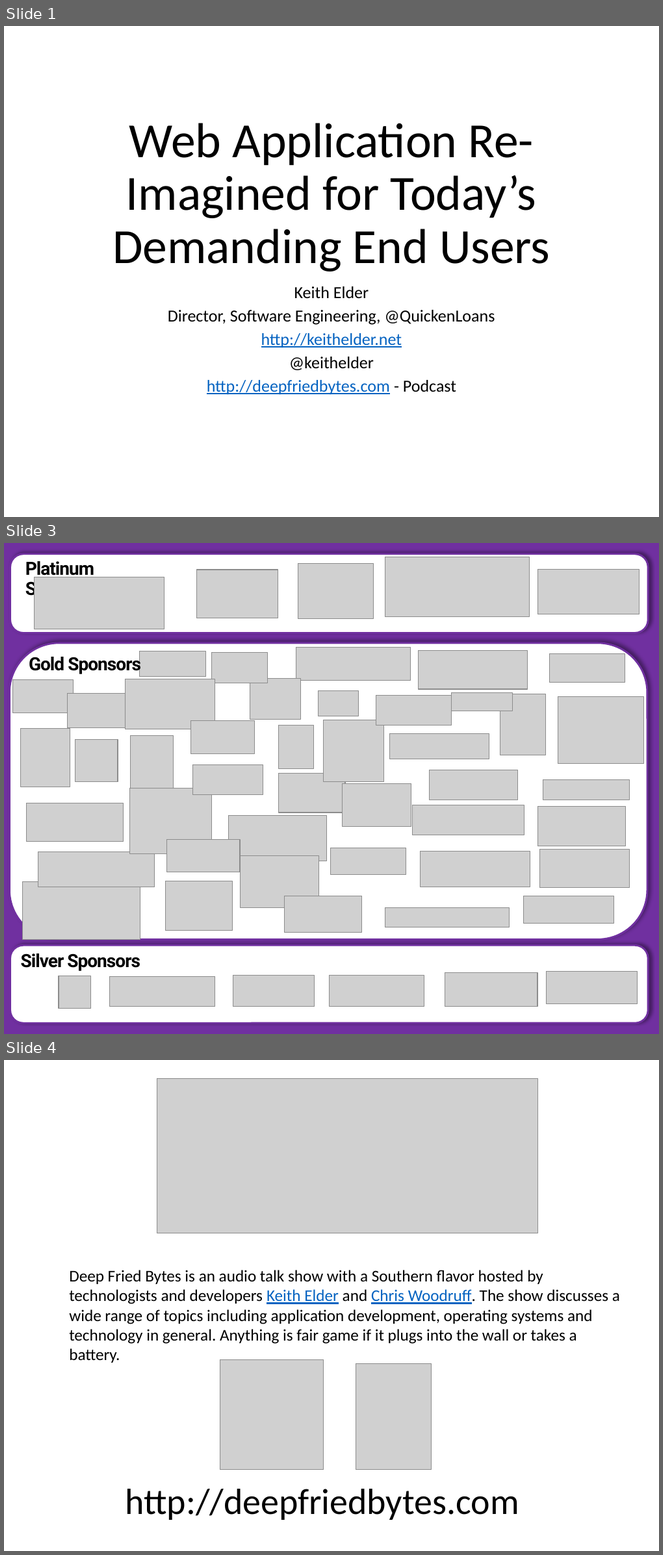
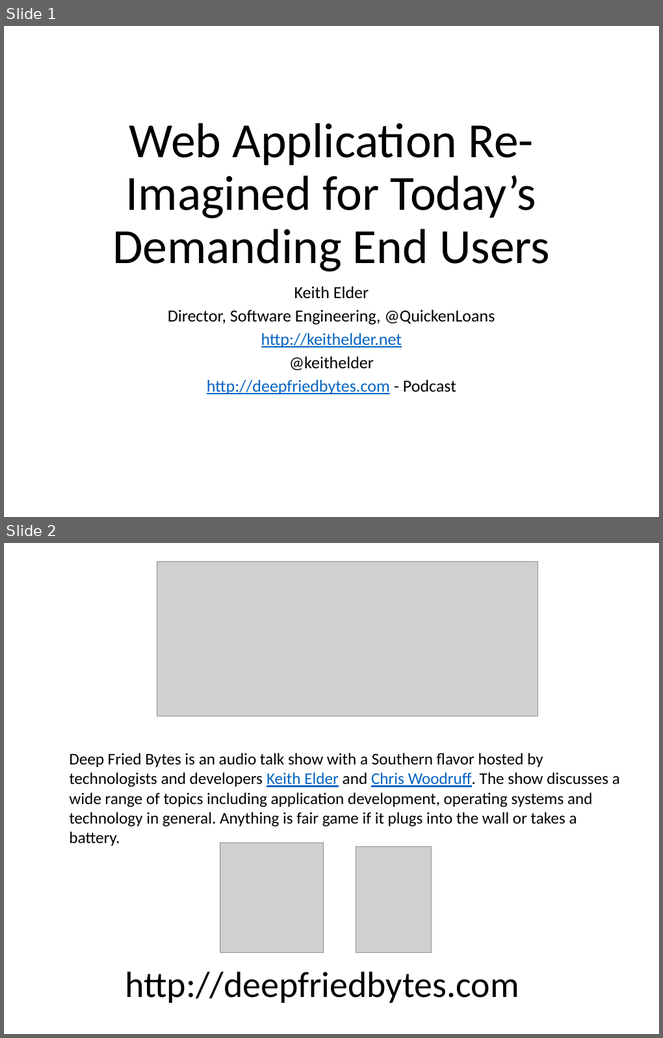
Before and after one commit to keithelder/StartR, a slide deck: slides/WebAppsReImagined.pptx. Shown one above the other, each under a label of ours: slides 1, 3 and 4 before the commit, slides 1 and 2 after it; the slides between them are not shown. The pictures are 663x1555 and 663x1038 pixels, drawn with LibreOffice and Linux fonts; fonts in the diff are those of the drawing; grey boxes stand for pictures. Boxes give left, top, right and bottom in pixels: in the first picture for what was removed or moved away, otherwise in the second. Text is boxed around its words. In the diff, an @@ line names an element or a change of style, - is before the commit and + after.

```diff
--- a/slides/WebAppsReImagined.pptx
+++ b/slides/WebAppsReImagined.pptx
@@ slide 3 removed at bbox=[4, 543, 659, 1034], background #7030A0 @@
@@ group removed at bbox=[9, 554, 649, 1023]: 53 pictures, 3 rounded rectangles, 3 texts @@
-Platinum Sponsors
-Silver Sponsors
-Gold Sponsors
@@ what was slide 4 is now slide 2 @@
```
Also in this commit, not shown: 2 slides changed, 7 slides added, 3 other slides removed.
